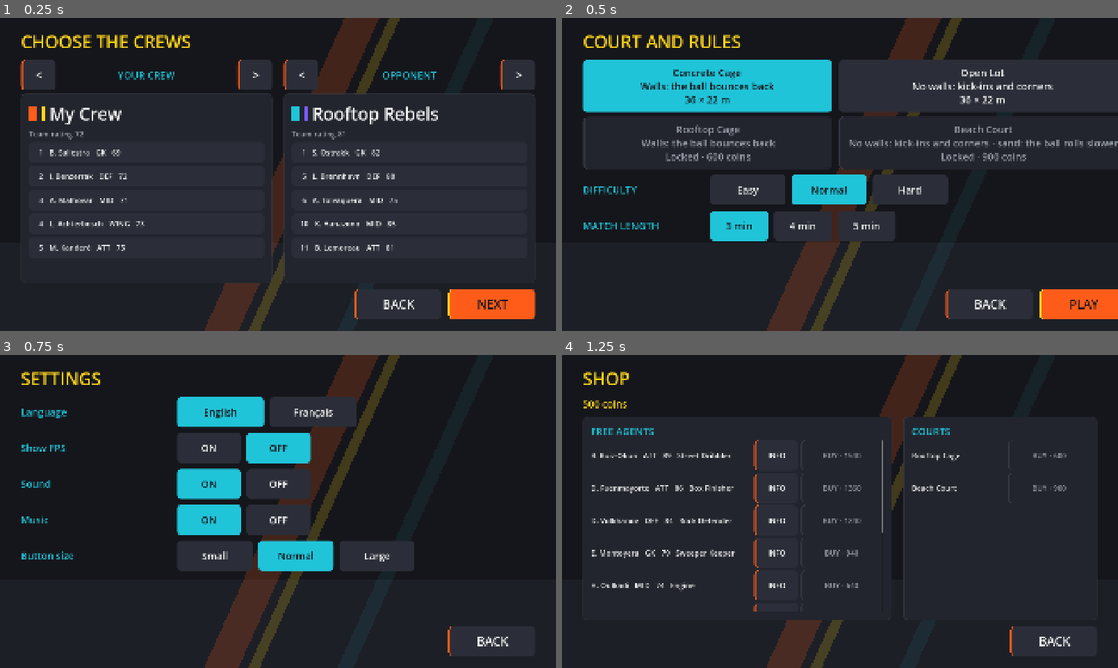
Above: before the commit, frames 1-4 (two rows, left to right).
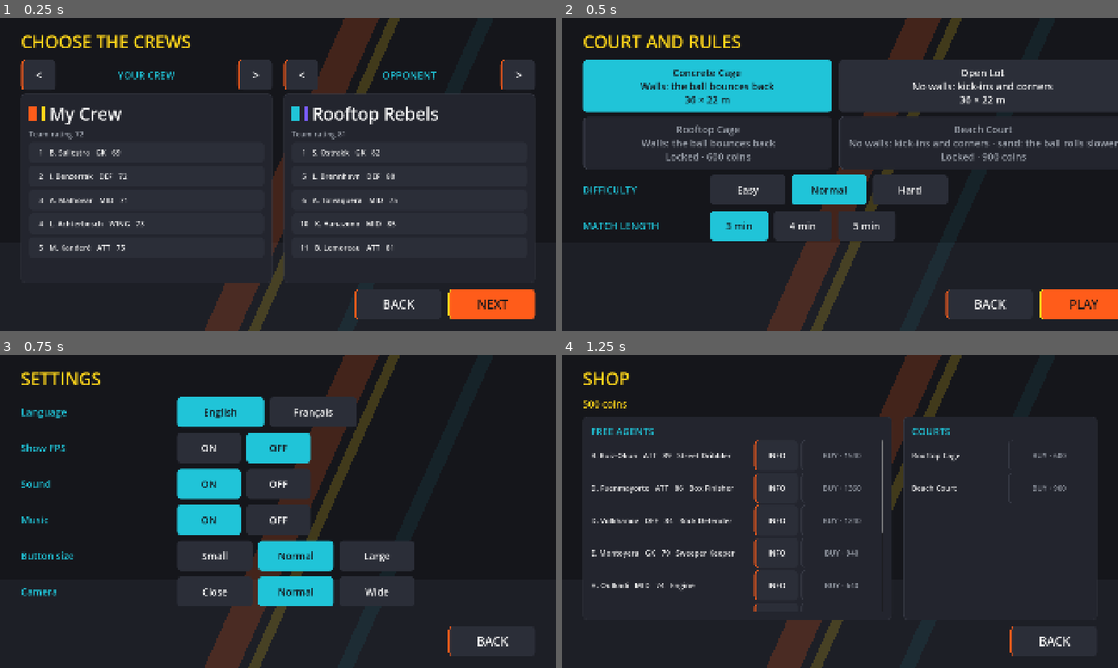
Above: after the commit, the same moments.

Repository: Ytyoussef123/RACING
Game: Godot game, scene res://tests/screenshot_tour.tscn
Same seed, same stepped clock (60 frames per second), same inputs: the game is played once before the commit and once after it. This scene is started directly instead of the project's main scene.
Inputs:
- Up to frame 1 (0.25 s): no input
- Up to frame 2 (0.5 s): no input
- Up to frame 3 (0.75 s): click "Easy" at 0.5 s
- Up to frame 4 (1.25 s): no input

Frames 1-2 are identical in both runs. In frame 3, 2.0% of the frame differs, in the area x 3-75%, y 70-81%; in frame 4, nothing differs.

Commit message:
Street Football: camera views Close / Normal / Wide, lower default
- camera.json: three presets (pitch, distance, fov, how much it follows the ball across).
  Normal (new default) is lower and closer than before (44 degrees, 17 m) so the players'
  bodies and running are seen more from the side, like a broadcast view; Close is lower
  still (38 degrees, 13.5 m); Wide is the original view (55 degrees, 19 m).
- Settings: new Camera row (EN/FR), saved in settings.cfg; MatchCamera applies the view.
- CI: the screenshot tour also renders the match with the Close and Wide views; the menu
  flow test presses the camera chips; the motion study uses the default view.

Co-Authored-By: Claude Opus 5.5 <noreply@anthropic.com>
Claude-Session: https://claude.ai/code/session_01DzDgJmNS4phE2fFBij9fZM

Diff:
--- a/street-football/data/config/camera.json
+++ b/street-football/data/config/camera.json
@@ -1,9 +1,12 @@
 {
-	"pitch_degrees": 55.0,
-	"distance": 19.0,
-	"fov": 45.0,
+	"_note": "Match camera above the near long side, following the ball. Three views, picked in Settings: pitch = angle down from horizontal (degrees), distance = meters from the followed point, fov = vertical field of view (degrees), z_follow_factor = how much it follows the ball across the court (0 = stays on the halfway line). 'wide' is the original Phase 2 view.",
+	"presets": {
+		"close": {"pitch_degrees": 38.0, "distance": 13.5, "fov": 45.0, "z_follow_factor": 0.6},
+		"normal": {"pitch_degrees": 44.0, "distance": 17.0, "fov": 45.0, "z_follow_factor": 0.5},
+		"wide": {"pitch_degrees": 55.0, "distance": 19.0, "fov": 45.0, "z_follow_factor": 0.4}
+	},
+	"default_preset": "normal",
 	"follow_speed": 4.0,
 	"look_ahead_seconds": 0.25,
-	"z_follow_factor": 0.4,
 	"x_limit_margin": 6.0
 }
--- a/street-football/locale/strings.csv
+++ b/street-football/locale/strings.csv
@@ -127,6 +127,10 @@
 SIZE_SMALL,Small,Petit
 SIZE_NORMAL,Normal,Normal
 SIZE_LARGE,Large,Grand
+SETTING_CAMERA,Camera,Caméra
+CAMERA_CLOSE,Close,Proche
+CAMERA_NORMAL,Normal,Normale
+CAMERA_WIDE,Wide,Large
 ON,ON,OUI
 OFF,OFF,NON
 SETTING_SOUND,Sound,Sons
--- a/street-football/scripts/core/settings.gd
+++ b/street-football/scripts/core/settings.gd
@@ -1,6 +1,6 @@
 extends Node
-## Autoload "Settings": the player's preferences (language, FPS counter, touch button size, sound),
-## saved on the device in user://settings.cfg. Adds the FPS overlay on top of every screen.
+## Autoload "Settings": the player's preferences (language, FPS counter, touch button size, sound,
+## camera view), saved on the device in user://settings.cfg. Adds the FPS overlay on top of every screen.
 
 const SAVE_PATH := "user://settings.cfg"
 const FPS_OVERLAY := preload("res://scenes/ui/fps_overlay.tscn")
@@ -12,11 +12,14 @@
 var controls_size: String = "normal"
 var sound_on: bool = true
 var music_on: bool = true
+## Match camera view: a key of camera.json -> presets ("close", "normal", "wide").
+var camera_view: String = ""
 
 var _fps_overlay: CanvasLayer
 
 
 func _ready() -> void:
+	camera_view = str(Config.get_value("camera", "default_preset", "normal"))
 	_load()
 	if not language.is_empty():
 		TranslationServer.set_locale(language)
@@ -52,6 +55,11 @@
 	save()
 
 
+func set_camera_view(view: String) -> void:
+	camera_view = view
+	save()
+
+
 func set_music_on(on: bool) -> void:
 	music_on = on
 	Sfx.refresh_music()
@@ -65,6 +73,7 @@
 	file.set_value("controls", "size", controls_size)
 	file.set_value("audio", "sound_on", sound_on)
 	file.set_value("audio", "music_on", music_on)
+	file.set_value("display", "camera", camera_view)
 	file.save(SAVE_PATH)
 
 
@@ -77,3 +86,4 @@
 	controls_size = str(file.get_value("controls", "size", "normal"))
 	sound_on = bool(file.get_value("audio", "sound_on", true))
 	music_on = bool(file.get_value("audio", "music_on", true))
+	camera_view = str(file.get_value("display", "camera", camera_view))
--- a/street-football/scripts/gameplay/match_camera.gd
+++ b/street-football/scripts/gameplay/match_camera.gd
@@ -1,7 +1,8 @@
 class_name MatchCamera
 extends Camera3D
 ## Fixed-angle camera above the near long side, following the ball smoothly, with a short shake
-## on big moments (goal, post). Numbers: data/config/camera.json and animation.json.
+## on big moments (goal, post). Three views (Close, Normal, Wide) picked in Settings.
+## Numbers: data/config/camera.json (presets) and animation.json.
 
 var _focus: Vector3 = Vector3.ZERO
 var _shake_strength: float = 0.0
@@ -16,13 +17,27 @@
 
 
 func _ready() -> void:
-	fov = _cfg("fov", 45.0)
-	_pitch = deg_to_rad(_cfg("pitch_degrees", 55.0))
-	_distance = _cfg("distance", 19.0)
 	_follow_speed = _cfg("follow_speed", 4.0)
 	_look_ahead = _cfg("look_ahead_seconds", 0.25)
-	_z_follow = _cfg("z_follow_factor", 0.4)
 	_x_margin = _cfg("x_limit_margin", 6.0)
+	apply_preset(Settings.camera_view)
+
+
+## Uses one of the views of camera.json -> presets: "close", "normal" or "wide".
+func apply_preset(preset_name: String) -> void:
+	var view := MatchCamera.preset(preset_name)
+	fov = float(view.get("fov", 45.0))
+	_pitch = deg_to_rad(float(view.get("pitch_degrees", 44.0)))
+	_distance = float(view.get("distance", 17.0))
+	_z_follow = float(view.get("z_follow_factor", 0.5))
+
+
+## The numbers of a view; an unknown name gives the default view.
+static func preset(preset_name: String) -> Dictionary:
+	var presets: Dictionary = Config.get_value("camera", "presets", {})
+	if presets.has(preset_name):
+		return presets[preset_name]
+	return presets.get(str(Config.get_value("camera", "default_preset", "normal")), {})
 
 
 func snap_to(ball_position: Vector3, court: CourtData) -> void:
--- a/street-football/scripts/ui/settings_screen.gd
+++ b/street-football/scripts/ui/settings_screen.gd
@@ -1,8 +1,10 @@
 extends MenuScreen
-## Settings: language, FPS counter, size of the touch buttons. Saved on the device (Settings).
+## Settings: language, FPS counter, sound, music, size of the touch buttons, camera view.
+## Saved on the device (Settings).
 
 const LANGUAGES := [["en", "English"], ["fr", "Français"]]
 const SIZES := [["small", "SIZE_SMALL"], ["normal", "SIZE_NORMAL"], ["large", "SIZE_LARGE"]]
+const CAMERA_VIEWS := [["close", "CAMERA_CLOSE"], ["normal", "CAMERA_NORMAL"], ["wide", "CAMERA_WIDE"]]
 
 
 func _ready() -> void:
@@ -38,6 +40,15 @@
 		chip.button_pressed = key == Settings.controls_size
 		chip.pressed.connect(func() -> void: Settings.set_controls_size(key))
 		size_row.add_child(chip)
+	var camera_row := _row("SETTING_CAMERA")
+	var camera_group := ButtonGroup.new()
+	for view in CAMERA_VIEWS:
+		var key := str(view[0])
+		var chip := UiBuild.chip(str(view[1]), camera_group, 260.0)
+		chip.name = "Camera_" + key
+		chip.button_pressed = key == Settings.camera_view
+		chip.pressed.connect(func() -> void: Settings.set_camera_view(key))
+		camera_row.add_child(chip)
 	add_footer_button("BTN_BACK", go_back)
 
 
--- a/street-football/tests/motion_study.gd
+++ b/street-football/tests/motion_study.gd
@@ -169,9 +169,10 @@
 		_camera.fov = 40.0
 		_camera.look_at_from_position(at + Vector3(0.0, 1.3, 5.5), at + Vector3(0.0, 0.85, 0.0), Vector3.UP)
 	else:
-		var pitch := deg_to_rad(float(Config.get_value("camera", "pitch_degrees", 55.0)))
-		_camera.fov = float(Config.get_value("camera", "fov", 45.0))
-		var offset := Vector3(0.0, sin(pitch), cos(pitch)) * float(Config.get_value("camera", "distance", 19.0))
+		var view := MatchCamera.preset(str(Config.get_value("camera", "default_preset", "normal")))
+		var pitch := deg_to_rad(float(view.get("pitch_degrees", 44.0)))
+		_camera.fov = float(view.get("fov", 45.0))
+		var offset := Vector3(0.0, sin(pitch), cos(pitch)) * float(view.get("distance", 17.0))
 		_camera.look_at_from_position(at + offset, at, Vector3.UP)
 	await RenderingServer.frame_post_draw
 	var image := get_viewport().get_texture().get_image()
--- a/street-football/tests/screenshot_tour.gd
+++ b/street-football/tests/screenshot_tour.gd
@@ -52,6 +52,12 @@
 	add_child(match_node)
 	await _settle(150)
 	await _shot("match")
+	var camera: MatchCamera = match_node.get_node("Camera")
+	for view in ["close", "wide"]:
+		camera.apply_preset(view)
+		await _settle(3)
+		await _shot("match_camera_" + view)
+	camera.apply_preset(Settings.camera_view)
 	match_node.call("_open_pause")
 	await _settle(SETTLE_FRAMES)
 	await _shot("match_pause")
--- a/street-football/tests/ui_flow_test.gd
+++ b/street-football/tests/ui_flow_test.gd
@@ -204,6 +204,9 @@
 	_press(screen, "Size_large")
 	_check("settings: large buttons", Settings.controls_size == "large" and Settings.controls_scale() > 1.0)
 	_press(screen, "Size_normal")
+	_press(screen, "Camera_close")
+	_check("settings: close camera", Settings.camera_view == "close")
+	_press(screen, "Camera_normal")
 	_close(screen)
 
 
